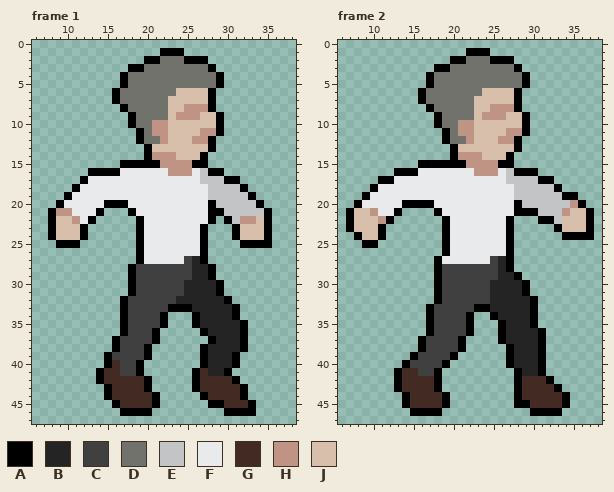
Two versions of one pixel-art file, resources/player_fall.ase. Above: the version before the commit.
48x48 pixels, 4 frames. Colours within 5 levels of each other are drawn and written as one. Shown: frame 1: x 6..38, y 0..47; frame 2: x 6..38, y 0..47. The commit also changed other frames, which this record leaves out.
Palette (. is transparent): A #000000  B #242424  C #404040  D #71726b  E #c2c4c5  F #e8eaec  G #432a22  H #bf9485  J #d8bfac
New version:
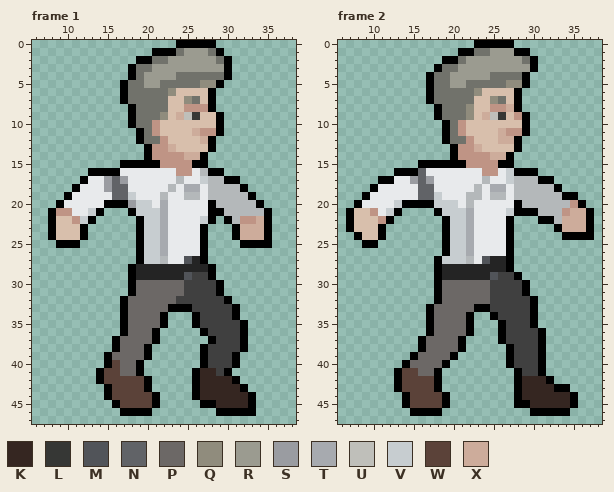
Colours new in this view: K #352621  L #363735  M #515459  N #616367  P #6c6866  Q #908c7d  R #9b9b90  S #9a9ca1  T #a7aaaf  U #bfbfba  V #c7cdd0  W #5b4239  X #cdac9b
From the commit log: Finished player falling animation
What changed:
colour E: #c2c4c5 -> #b4b8ba
Frame 1, layer "Layer 2":
y 0: x 24..28 ..... -> AAAAA
y 1: x 21 . -> A; x 24..29 A..... -> DRRRDA
y 2: x 19 . -> A; x 21 A -> D; x 23..30 DDAAA... -> RRRRRRDA
y 3: x 19 A -> D; x 21..30 DDDDDDDA.. -> RRRRRRRRRA
y 4: x 17..18 AD -> .A; x 20..23 DDDD -> RRRR; x 29..30 A. -> DA
y 5: x 20..21 DD -> RR; x 27..28 DD -> QQ
y 6: x 16..17 AD -> .A; x 23 D -> Q
y 7: x 16..17 AD -> .A; x 25..26 JJ -> QD
y 8: x 17..18 AD -> .A
y 9: x 22 D -> Q; x 24..26 HHH -> XUL
y 10: x 22 H -> J
y 11: x 22 H -> J; x 26 J -> X
y 12: x 26..27 HH -> JX
y 13: x 21..23 JJJ -> HHX
y 14: x 24..26 JJJ -> HXX
y 16: x 23 H -> F
y 17: x 15..17 FFF -> SNS; x 24 F -> E; x 27 E -> V
y 18: x 15..17 FFF -> SNN; x 23 F -> E; x 25..26 FF -> TT
y 19: x 16..18 FFF -> NNV; x 22 F -> E; x 25..26 FF -> EE
y 20: x 18..20 FFF -> SVV; x 22 F -> T
y 21: x 13 F -> V; x 19..22 FFFF -> VVVT
y 22: x 12 F -> V; x 20..22 FFF -> VVT; x 27 F -> V; x 34 J -> X
y 23..24: x 20..22 FFF -> VVT; x 32..34 JJJ -> XXX
y 25..26: x 20..22 FFF -> VVT
y 27: x 20..22 FFF -> VVE; x 25 C -> M
y 28: x 19..25 CCCCCCC -> BBBBBBB
y 29: x 19..27 CCCCCCCBB -> BBBBBBMCC
y 30..31: x 19..28 CCCCCCBBBB -> PPPPPPCCCC
y 32: x 18..29 CCCCCCBBBBBB -> PPPPPPCCCCCC
y 33: x 18..22 CCCCC -> PPPPP; x 26..30 BBBBB -> CCCCC
y 34: x 18..21 CCCC -> PPPP; x 27..30 BBBB -> CCCC
y 35: x 18..21 CCCC -> PPPP; x 27..31 BBBBB -> CCCCC
y 36: x 18..20 CCC -> PPP; x 28..31 BBBB -> CCCC
y 37: x 17..20 CCCC -> PPPP; x 29..31 BBB -> CCC
y 38: x 17..19 CCC -> PPP; x 28..31 BBBB -> CCCC
y 39: x 16..19 CCCC -> PPPP; x 28..30 BBB -> CCC
y 40: x 16..18 GCC -> WPP; x 28..30 BBB -> CCC
y 41: x 15..18 GGCC -> WWPP; x 27..29 GBB -> KKC
y 42: x 15..19 GGGGG -> WWWWW; x 27..30 GGGG -> KKKK
y 43: x 16..19 GGGG -> WWWW; x 27..31 GGGGG -> KKKKK
y 44: x 16..20 GGGGG -> WWWWW; x 26..33 .AGGGGA. -> AKKKKKKA
y 45: x 17..20 GGGG -> WWWW; x 27 . -> A; x 29..32 AGGG -> KKKK
y 46: x 29 . -> A
Frame 2, layer "Layer 2":
y 0: x 23..27 ..... -> AAAAA
y 1: x 21 . -> A; x 23..29 AA..... -> DDRRRAA
y 2: x 19 . -> A; x 21..30 ADDDAAA... -> DRRRRRRRDA
y 3: x 19 A -> D; x 21..30 DDDDDDDA.. -> RRRRRRRRRA
y 4: x 20..24 DDDDD -> RRRRR
y 5: x 20..21 DD -> RR; x 27..28 DD -> QQ
y 6: x 16..17 AD -> .A; x 23 D -> Q
y 7: x 16..17 AD -> .A; x 25..26 JJ -> QD
y 8: x 17..18 AD -> .A; x 22 D -> Q; x 27 H -> X
y 9: x 22 D -> Q; x 24..26 HHH -> XUL; x 28 J -> H
y 10: x 18..19 AD -> .A; x 22 H -> J
y 11: x 22 H -> J; x 26 J -> X
y 12: x 26..27 HH -> XX
y 13: x 21..23 JJJ -> HHX
y 14: x 24..26 JJJ -> HXX
y 16: x 16 F -> N; x 23 H -> F; x 27 E -> V
y 17: x 15..17 FFF -> SNS; x 24 F -> E; x 27 E -> V
y 18: x 16..17 FF -> NN; x 23 F -> E; x 25..26 FF -> TT
y 19: x 16..18 FFF -> NNV; x 22..23 FF -> EE; x 25..26 FF -> EE
y 20: x 13 F -> V; x 18..20 FFF -> VVV; x 22 F -> E
y 21: x 12 F -> V; x 19..22 FFFF -> VVVT; x 27 F -> V; x 35..36 JJ -> XX
y 22..23: x 20..22 FFF -> VVT; x 34..36 JJJ -> XXX
y 24..26: x 20..22 FFF -> VVT
y 27: x 19..22 FFFF -> VVVE; x 24..25 FC -> MB
y 28: x 19..25 CCCCCCC -> BBBBBBB
y 29: x 19..27 CCCCCCCBB -> BBBBBBMCC
y 30..31: x 19..28 CCCCCCBBBB -> PPPPPPCCCC
y 32: x 19..29 CCCCCCBBBBB -> PPPPPPCCCCC
y 33: x 18..22 CCCCC -> PPPPP; x 25..29 BBBBB -> CCCCC
y 34: x 18..21 CCCC -> PPPP; x 26..29 BBBB -> CCCC
y 35: x 18..21 CCCC -> PPPP; x 27..29 BBB -> CCC
y 36: x 18..21 CCCC -> PPPP; x 27..30 BBBB -> CCCC
y 37: x 17..20 CCCC -> PPPP; x 27..30 BBBB -> CCCC
y 38: x 17..20 CCCC -> PPPP; x 28..30 BBB -> CCC
y 39: x 16..19 CCCC -> PPPP; x 28..30 BBB -> CCC
y 40: x 15..18 CCCC -> PPPP; x 28..30 BBB -> CCC
y 41: x 14..17 GGCC -> WWPP; x 29..30 BB -> CC
y 42: x 14..17 GGGG -> WWWW; x 29..31 GGG -> KKK
y 43: x 14..17 GGGG -> WWWW; x 29..32 GGGG -> KKKK; x 34 . -> A
y 44: x 15..18 GGGG -> WWWW; x 29..35 GGGGGA. -> KKKKKKA
y 45: x 15..18 GGGG -> WWWW; x 30..35 GGGGA. -> KKKKKA
y 46: x 34 . -> A
Boxes around the changes in both pictures, in picture pixels (x1, y1, x2, y2):
changed: (80, 40, 264, 416)
changed: (386, 40, 586, 416)
